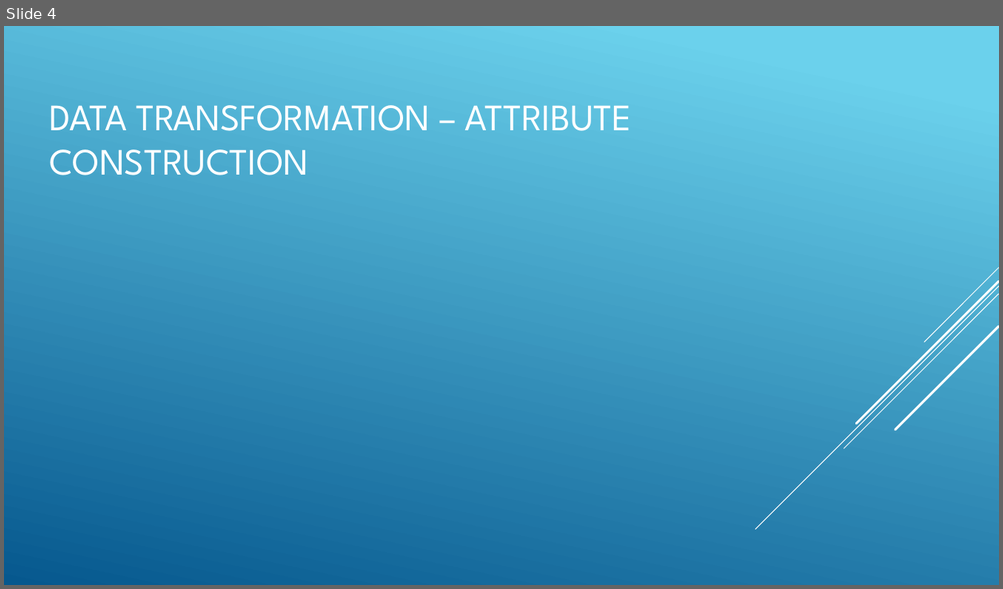
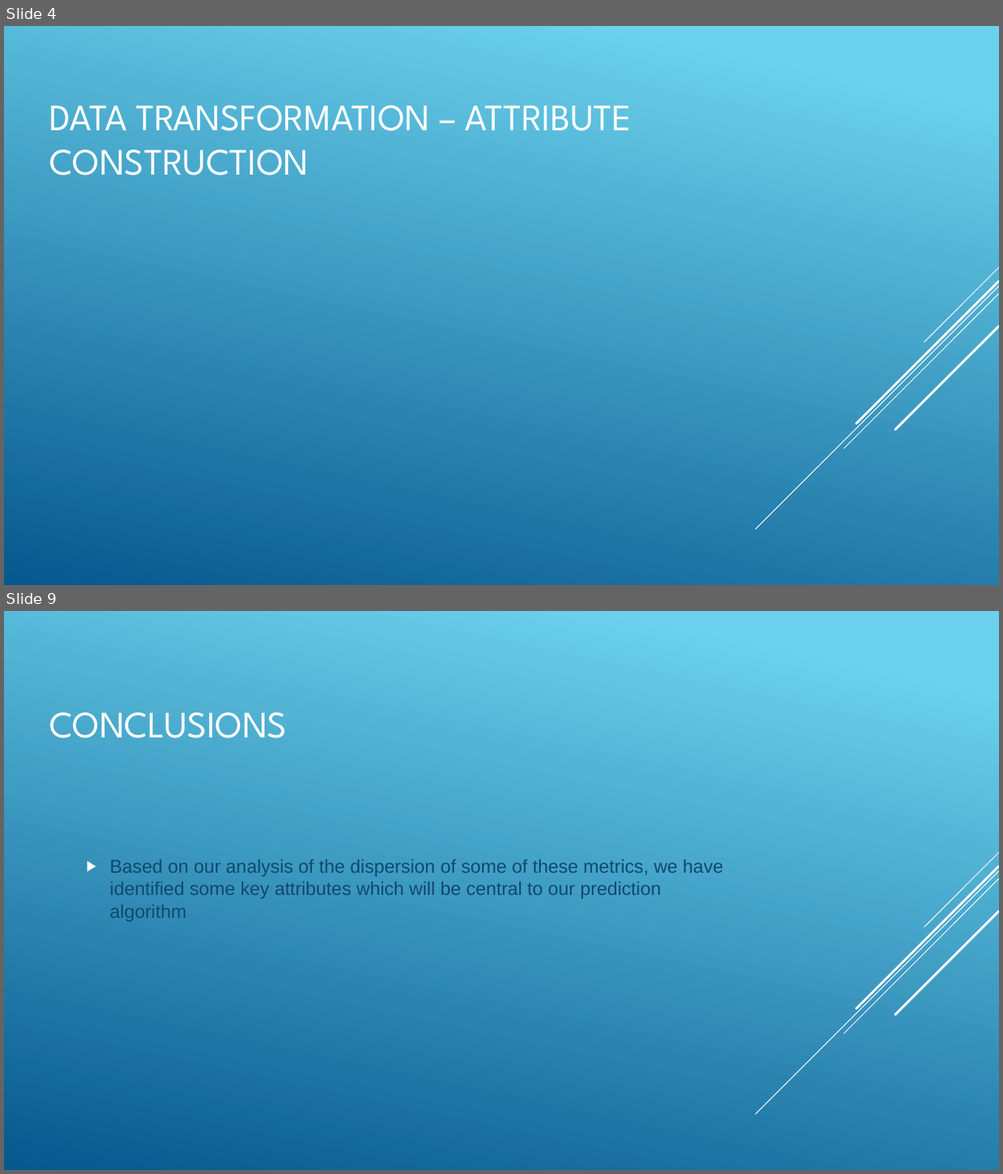
Before and after one commit to russell-brady/data-mining, a slide deck: Documents/WorkshopGroup40.pptx. Shown one above the other, each under a label of ours: slide 4 before the commit, slides 4 and 9 after it; the slides between them are not shown. The pictures are 1003x589 and 1003x1174 pixels, drawn with LibreOffice and Linux fonts; fonts in the diff are those of the drawing. Boxes give left, top, right and bottom in pixels: in the first picture for what was removed or moved away, otherwise in the second. Text is boxed around its words. In the diff, an @@ line names an element or a change of style, - is before the commit and + after.

```diff
--- a/Documents/WorkshopGroup40.pptx
+++ b/Documents/WorkshopGroup40.pptx
@@ slide 9 added at bbox=[4, 611, 999, 1170], background gradient #6ED2EB to #06588E; not listed: 5 template elements that a slide beside it also shows @@
@@ title added at bbox=[49, 712, 287, 738], 36 pt, text #FFFFFF @@
+CONCLUSIONS
@@ text added at bbox=[110, 860, 723, 922], 18 pt, text #0F496F @@
+  ▶ Based on our analysis of the dispersion of some of these metrics, we have identified some key attributes which will be central to our prediction algorithm
```
Also in this commit, not shown: 3 slides changed, 2 other slides added, 2 slides removed, 2 other files.
